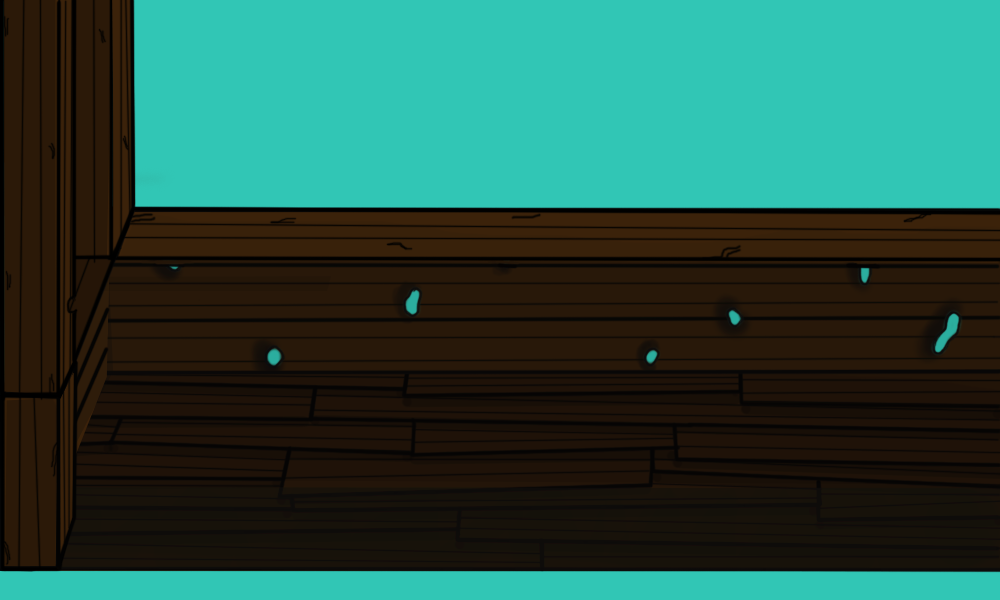
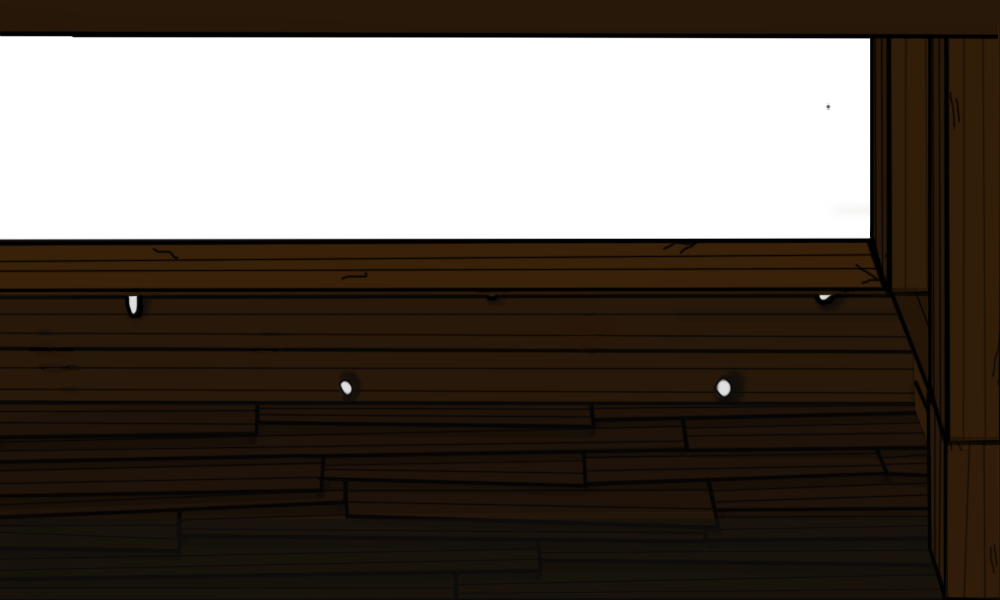
Layered file, before and after one edit (1000px x 600px). Changes by layer:
renamed "direk yeni" to "hava", painted on it over [0, 0, 1000, 600]
removed layer "Arka Plan" over [0, 0, 1000, 600]
